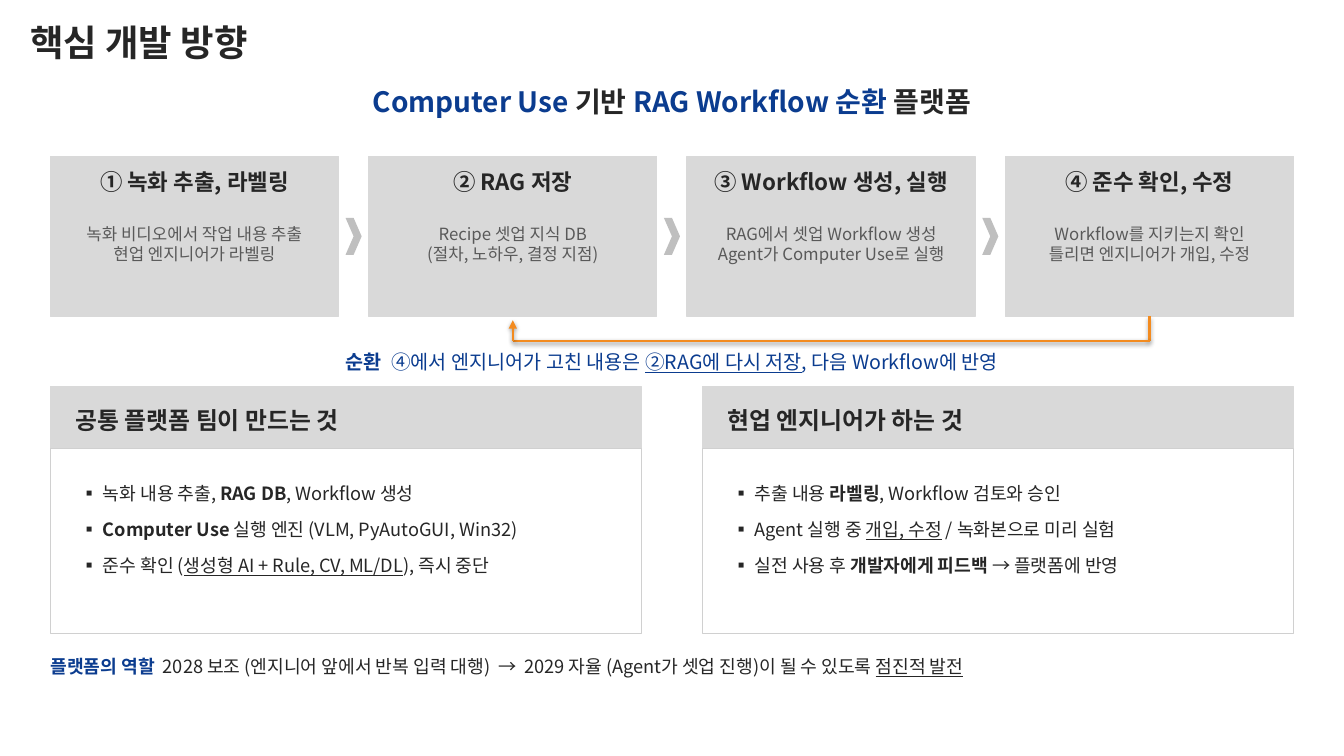
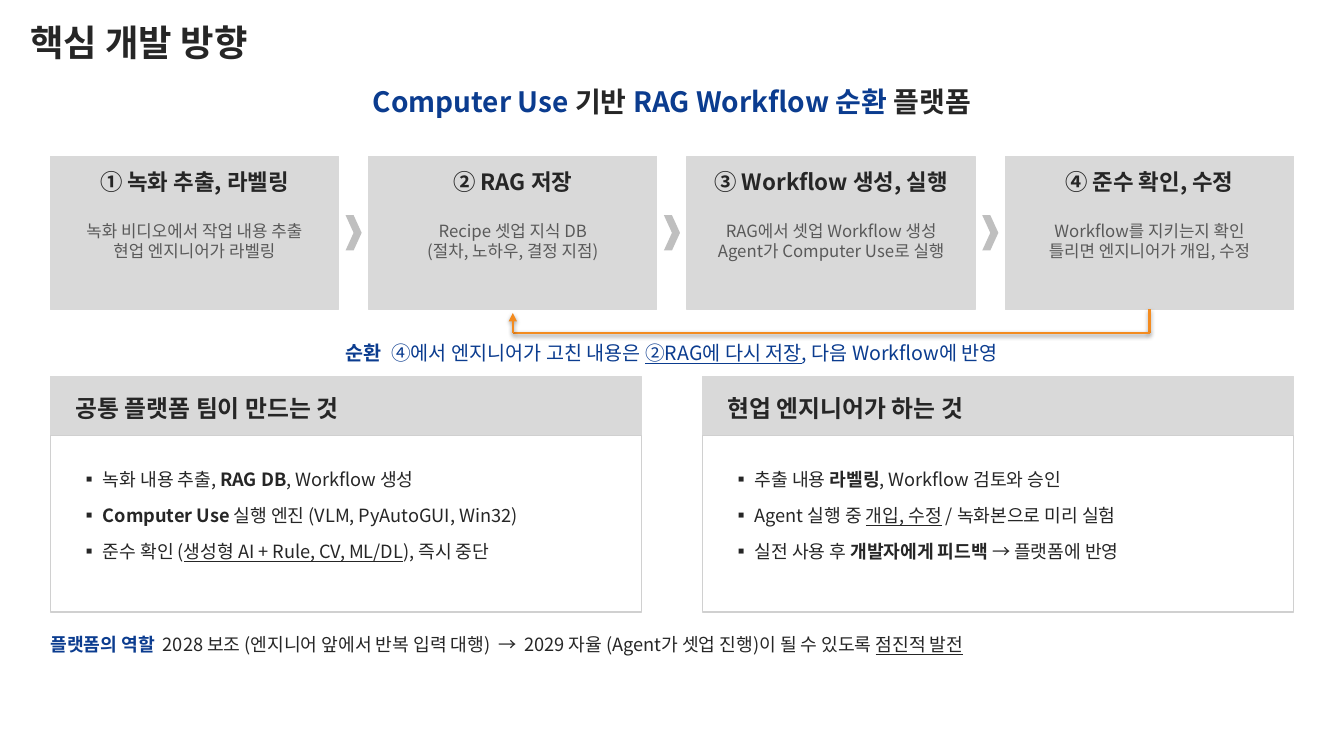
Before and after one commit to DarrenKoi/pm_notes, a slide deck: slide 6 of my-task/arc-tf/deliverables/arc-tf-proposal.pptx. Drawn at 1344x756 pixels with LibreOffice and Linux fonts; fonts in the diff are those of the drawing. Boxes give left, top, right and bottom in pixels: in the first picture for what was removed or moved away, otherwise in the second. Text is boxed around its words. In the diff, an @@ line names an element or a change of style, - is before the commit and + after.

```diff
--- a/my-task/arc-tf/deliverables/arc-tf-proposal.pptx
+++ b/my-task/arc-tf/deliverables/arc-tf-proposal.pptx
@@ rectangle: place and size @@
-rectangle at box(50, 156, 339, 317)
+rectangle at box(50, 156, 339, 310)
@@ rectangle: place and size @@
-rectangle at box(369, 156, 657, 317)
+rectangle at box(369, 156, 657, 310)
@@ rectangle: place and size @@
-rectangle at box(688, 156, 976, 317)
+rectangle at box(688, 156, 976, 310)
@@ rectangle: place and size @@
-rectangle at box(1005, 156, 1294, 317)
+rectangle at box(1005, 156, 1294, 310)
@@ text "녹화 비디오에서 작업 내용 추출": place and size @@
-text "녹화 비디오에서 작업 내용 추출" at box(86, 226, 302, 262)
+text "녹화 비디오에서 작업 내용 추출" at box(86, 223, 302, 258)
@@ 3 chevrons, 1 line: place and size @@
-3 chevrons, 1 line at box(346, 218, 1149, 341)
+3 chevrons, 1 line at box(346, 215, 1149, 333)
@@ 3 texts, 2 rectangles, 1 line, 1 arrow: place and size @@
-3 texts, 2 rectangles, 1 line, 1 arrow at box(50, 321, 1295, 449)
+3 texts, 2 rectangles, 1 line, 1 arrow at box(50, 313, 1295, 436)
@@ rectangle: place and size @@
-rectangle at box(50, 449, 642, 633)
+rectangle at box(50, 436, 642, 612)
@@ rectangle: place and size @@
-rectangle at box(703, 449, 1295, 633)
+rectangle at box(703, 436, 1295, 612)
@@ text "▪ 녹화 내용 추출, RAG ...": place and size @@
-text "▪ 녹화 내용 추출, RAG ..." at box(103, 485, 517, 576)
+text "▪ 녹화 내용 추출, RAG ..." at box(103, 471, 517, 562)
@@ text "▪ 추출 내용 라벨링, Workflow ...": place and size @@
-text "▪ 추출 내용 라벨링, Workflow ..." at box(755, 484, 1118, 574)
+text "▪ 추출 내용 라벨링, Workflow ..." at box(755, 470, 1118, 560)
@@ text "플랫폼의 역할 2028 보조 (엔지니어 ...": place and size @@
-text "플랫폼의 역할 2028 보조 (엔지니어 ..." at box(50, 657, 963, 678)
+text "플랫폼의 역할 2028 보조 (엔지니어 ..." at box(50, 635, 963, 656)
```
Also in this commit, not shown: 8 other slides changed, 4 other files.
